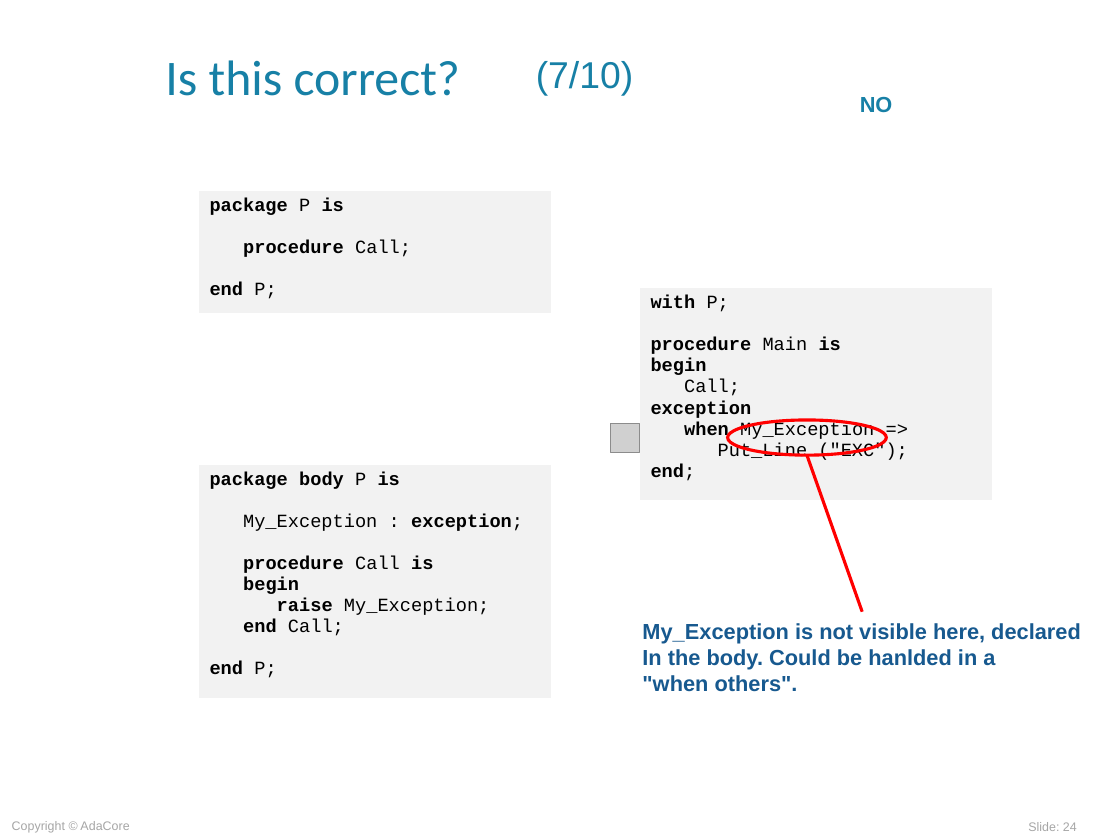
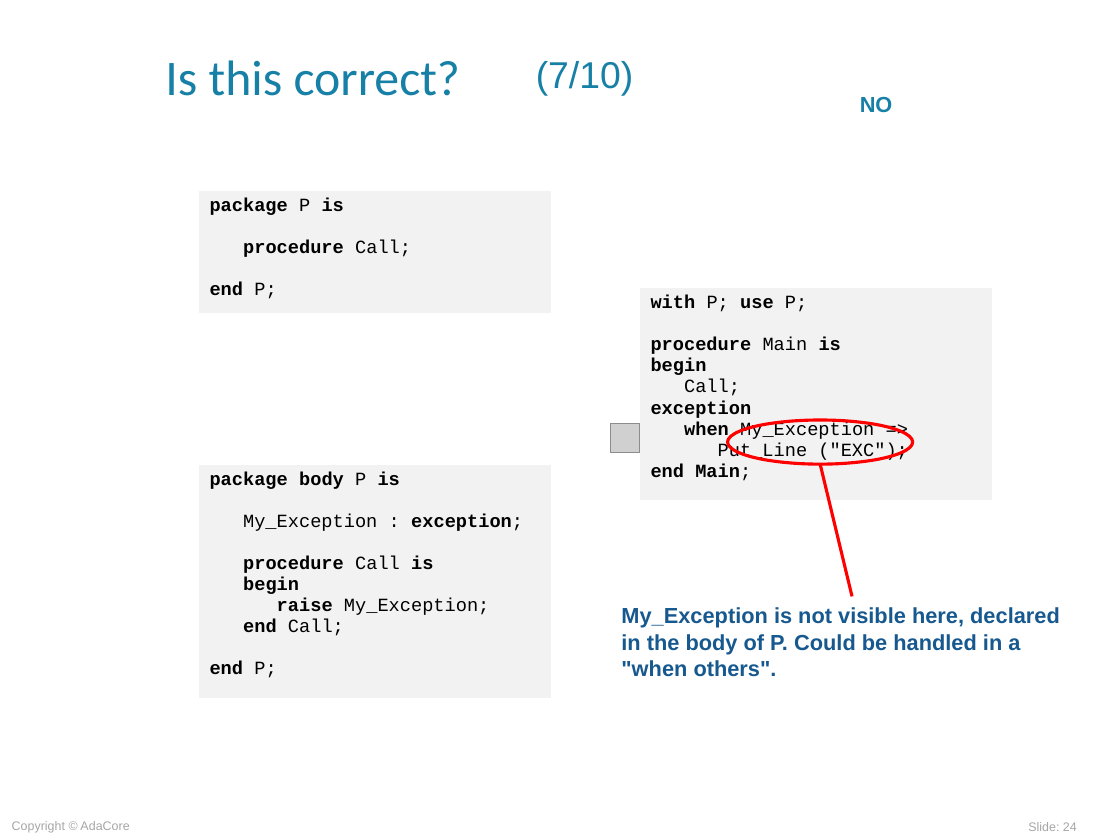
Before and after one commit to AdaCoreU/Courses, a slide deck: slide 24 of lectures/03_Programming_in_the_Large/01_Exceptions/slides/Exceptions.ppt. Drawn at 1120x840 pixels with LibreOffice and Linux fonts; fonts in the diff are those of the drawing; grey boxes stand for pictures; background and template pictures are left out. Boxes give left, top, right and bottom in pixels: in the first picture for what was removed or moved away, otherwise in the second. Text is boxed around its words. In the diff, an @@ line names an element or a change of style, - is before the commit and + after.

Commit message:
Updated English Exceptions Lecture
Updated English Exceptions Lecture

```diff
--- a/lectures/03_Programming_in_the_Large/01_Exceptions/slides/Exceptions.ppt
+++ b/lectures/03_Programming_in_the_Large/01_Exceptions/slides/Exceptions.ppt
@@ table at (640,288,992,501) @@
@@ row 1, column 1: "with P; / procedure Main is / begin / Call; / exception / when My_Exception => / Put_Line ("EXC"); / end;" to "with P; use P; / procedure Main is / begin / Call; / exception / when My_Exception => / Put_Line ("EXC"); / end Main;" @@
@@ ellipse: place and size @@
-ellipse at (728,420,887,455)
+ellipse at (728,420,913,464)
@@ line moved from (806, 455) - (862, 612) to (820, 464) - (852, 596) @@
@@ text "My_Exception is not visible here, ...": place and size @@
-text "My_Exception is not visible here, ..." at (642,623,1081,692)
+text "My_Exception is not visible here, ..." at (621,607,1060,677)
@@ text at (621,607,1060,654): text changed @@
-My_Exception is not visible here, declared
-In the body. Could be hanlded in a
+My_Exception is not visible here, declared in the body of P. Could be handled in a
```
Also in this commit, not shown: 26 other slides changed, 1 slide added, 1 other file.
